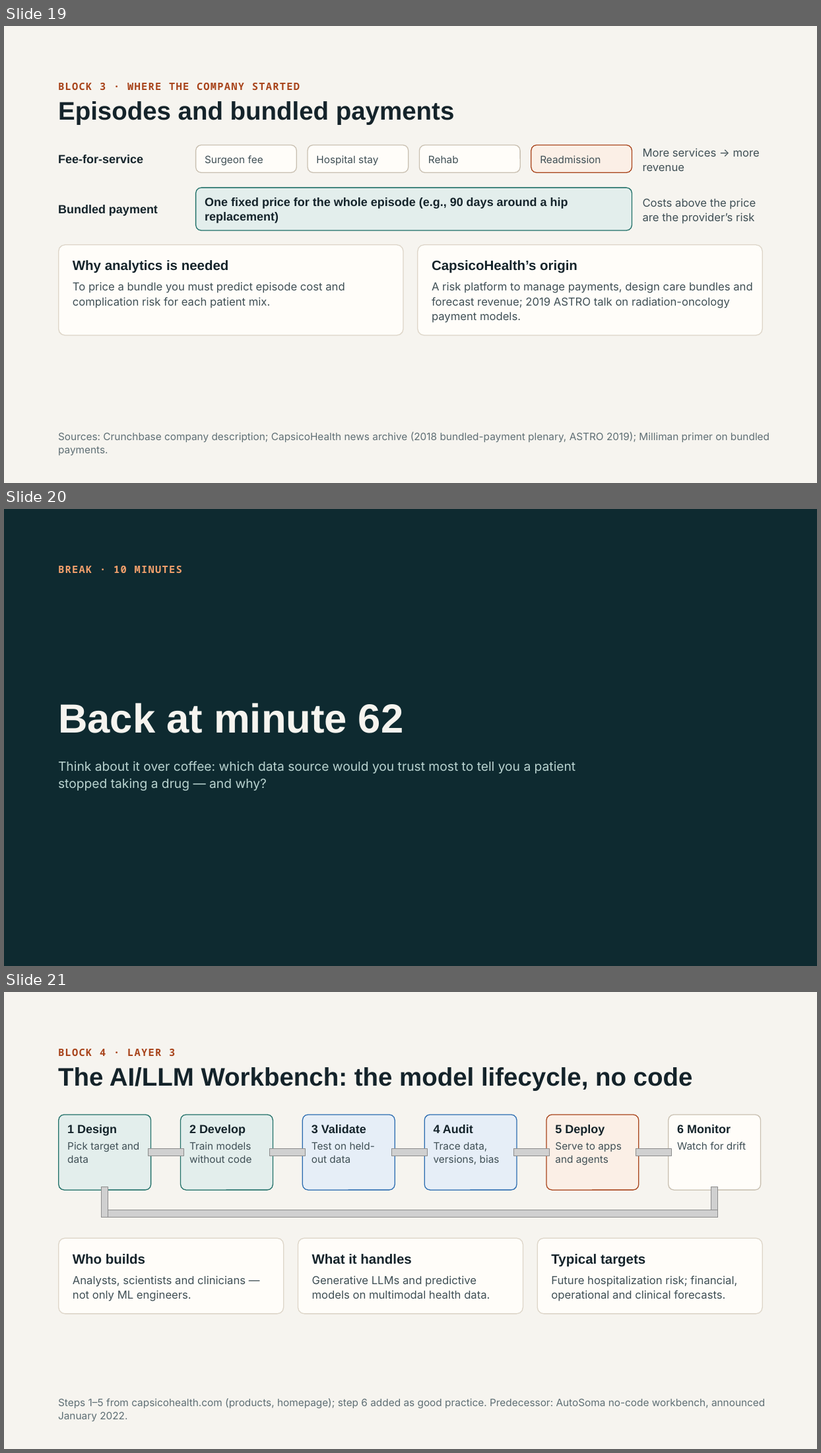
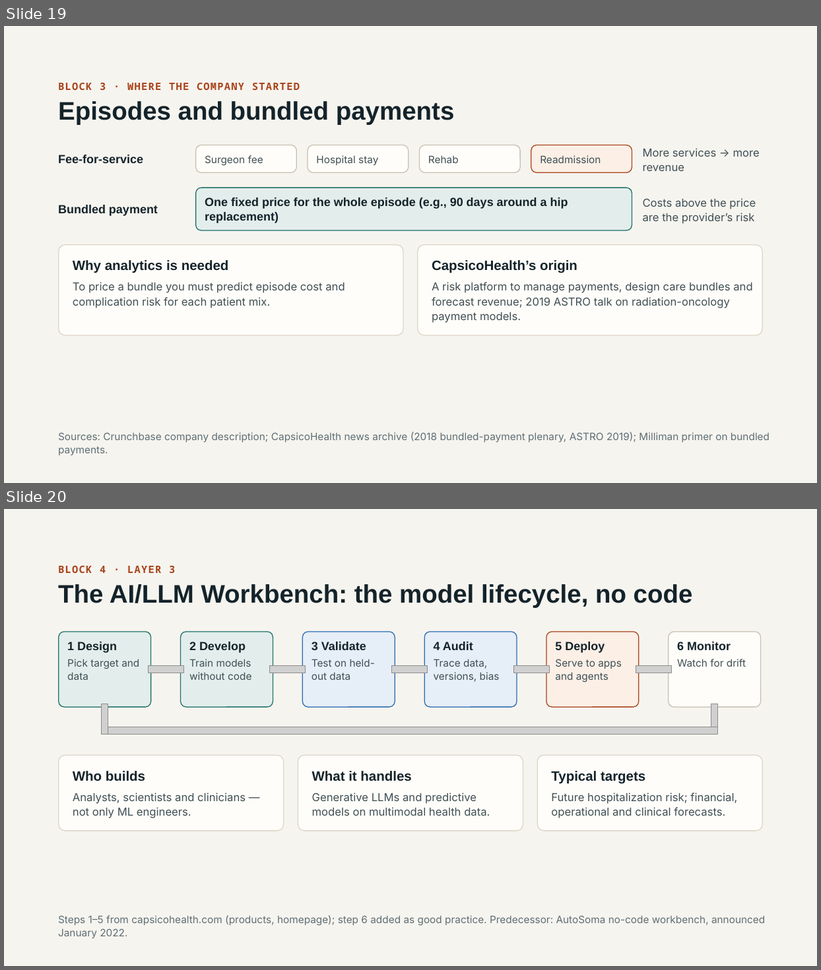
Before and after one commit to maelstromdat/MediTechBigData, a slide deck: CapsicoHealth Real-World Data & Agentic AI — A Meditech Lecture.pptx. Shown one above the other, each under a label of ours: slides 19, 20 and 21 before the commit, slides 19 and 20 after it. The pictures are 821x1453 and 821x970 pixels, drawn with LibreOffice and Linux fonts; fonts in the diff are those of the drawing; grey boxes stand for pictures. Boxes give left, top, right and bottom in pixels: in the first picture for what was removed or moved away, otherwise in the second. Text is boxed around its words. In the diff, an @@ line names an element or a change of style, - is before the commit and + after.

```diff
--- a/CapsicoHealth Real-World Data & Agentic AI — A Meditech Lecture.pptx
+++ b/CapsicoHealth Real-World Data & Agentic AI — A Meditech Lecture.pptx
@@ slide 20 removed at <box>4,509,817,966</box>, background #0E2A30 @@
@@ text removed at <box>58,566,182,573</box> @@
-BREAK · 10 MINUTES
@@ title removed at <box>58,703,403,733</box> @@
-Back at minute 62
@@ text removed at <box>58,761,576,791</box> @@
-Think about it over coffee: which data source would you trust most to tell you a patient stopped taking a drug — and why?
@@ what was slide 21 is now slide 20 @@
```
Also in this commit, not shown: 1 other slide removed.
